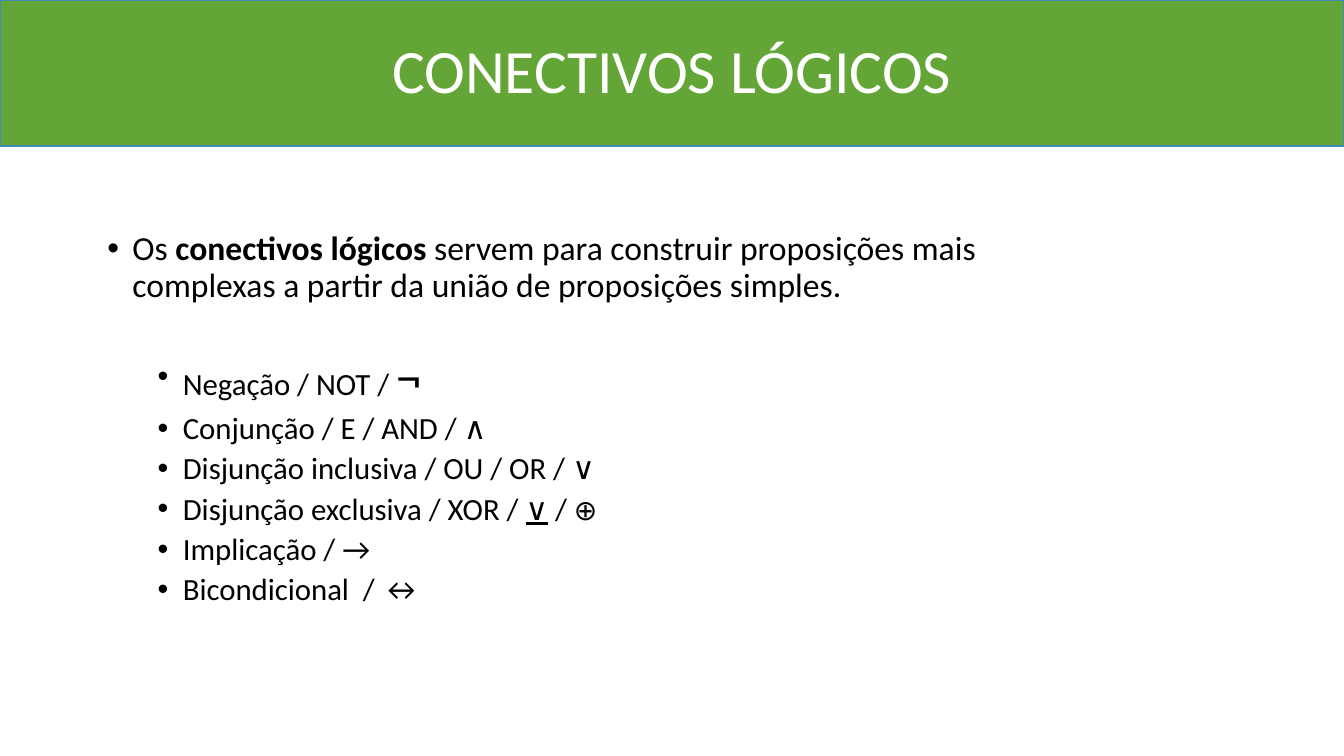
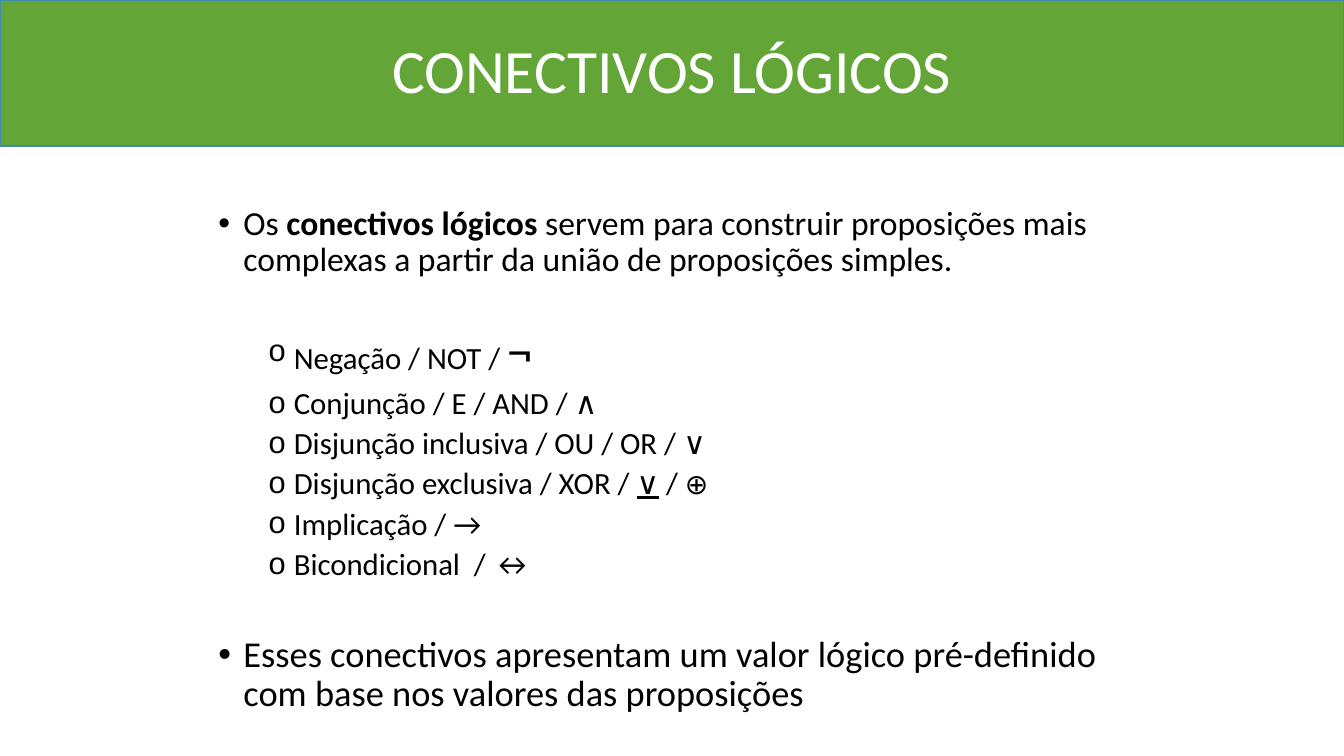
Before and after one commit to Marcio-Salmazo/Aulas, a slide deck: slide 17 of UNIUBE-MD/Teoria_MD.pptx. Drawn at 1344x756 pixels with LibreOffice and Linux fonts; fonts in the diff are those of the drawing. Boxes give left, top, right and bottom in pixels: in the first picture for what was removed or moved away, otherwise in the second. Text is boxed around its words. In the diff, an @@ line names an element or a change of style, - is before the commit and + after.

```diff
--- a/UNIUBE-MD/Teoria_MD.pptx
+++ b/UNIUBE-MD/Teoria_MD.pptx
@@ text "Os conectivos lógicos servem para ...": place and size @@
-text "Os conectivos lógicos servem para ..." at box(132, 236, 976, 601)
+text "Os conectivos lógicos servem para ..." at box(243, 211, 1096, 712)
@@ text at box(294, 348, 657, 576): bullet • to o @@
@@ text at box(243, 641, 1096, 712): paragraph added @@
+• Esses conectivos apresentam um valor lógico pré-definido com base nos valores das proposições
```
Also in this commit, not shown: 22 other slides changed, 11 slides added, 1 slide removed, 2 other files.
